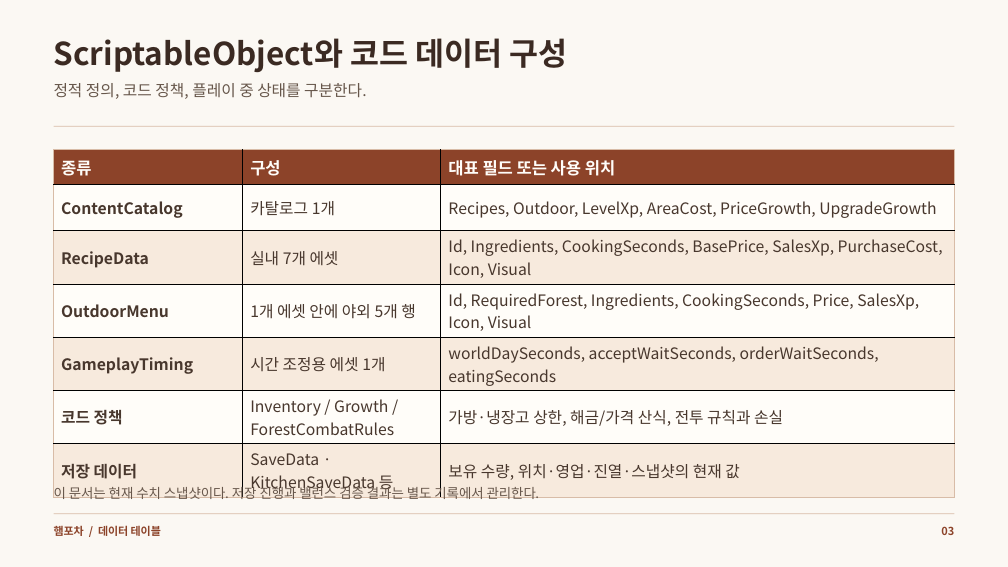
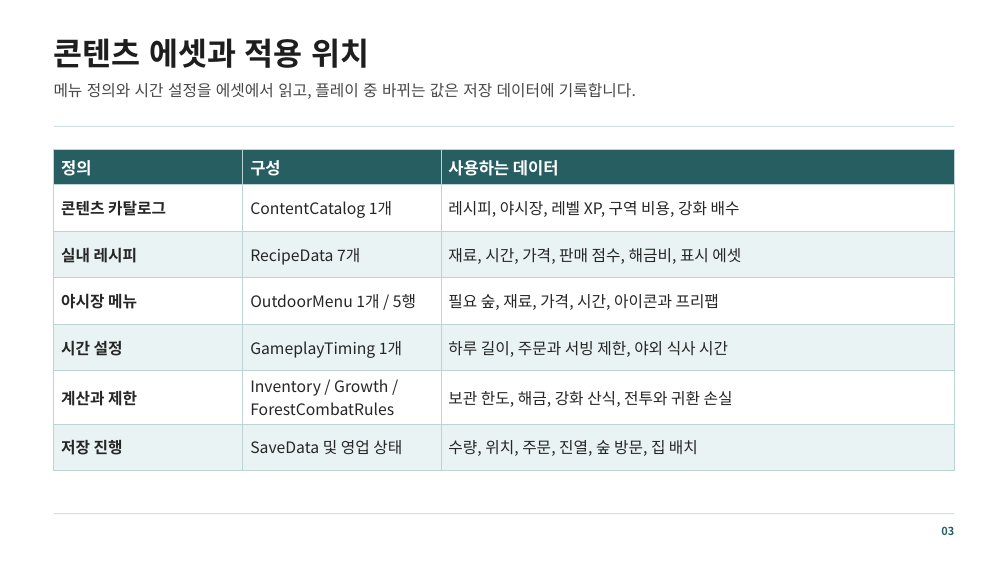
Before and after one commit to mjoon31/mjoon31, a slide deck: slide 3 of docs/assets/resources/ham-pocha/data-tables.pptx. Drawn at 1008x567 pixels with LibreOffice and Linux fonts; fonts in the diff are those of the drawing. Boxes give left, top, right and bottom in pixels: in the first picture for what was removed or moved away, otherwise in the second. Text is boxed around its words. In the diff, an @@ line names an element or a change of style, - is before the commit and + after.

```diff
--- a/docs/assets/resources/ham-pocha/data-tables.pptx
+++ b/docs/assets/resources/ham-pocha/data-tables.pptx
@@ background #FBF8F3 to #FFFFFF @@
@@ text at [54, 38, 370, 68]: text changed; text colour #3B2A22 to #1E1E1E @@
-ScriptableObject와 코드 데이터 구성
+콘텐츠 에셋과 적용 위치
@@ text at [54, 83, 636, 99]: text changed; text colour #67574B to #484848 @@
-정적 정의, 코드 정책, 플레이 중 상태를 구분한다.
+메뉴 정의와 시간 설정을 에셋에서 읽고, 플레이 중 바뀌는 값은 저장 데이터에 기록합니다.
@@ rectangle at [54, 126, 955, 127]: fill #D8BCA7 to #BCD4D5 @@
@@ table at [54, 150, 954, 464] @@
-row 1, column 1: 종류
+row 1, column 1: 정의
-row 1, column 3: 대표 필드 또는 사용 위치
+row 1, column 3: 사용하는 데이터
-row 2: ContentCatalog | 카탈로그 1개 | Recipes, Outdoor, LevelXp, AreaCost, PriceGrowth, UpgradeGrowth
+row 2: 콘텐츠 카탈로그 | ContentCatalog 1개 | 레시피, 야시장, 레벨 XP, 구역 비용, 강화 배수
-row 3: RecipeData | 실내 7개 에셋 | Id, Ingredients, CookingSeconds, BasePrice, SalesXp, PurchaseCost, Icon, Visual
+row 3: 실내 레시피 | RecipeData 7개 | 재료, 시간, 가격, 판매 점수, 해금비, 표시 에셋
-row 4: OutdoorMenu | 1개 에셋 안에 야외 5개 행 | Id, RequiredForest, Ingredients, CookingSeconds, Price, SalesXp, Icon, Visual
+row 4: 야시장 메뉴 | OutdoorMenu 1개 / 5행 | 필요 숲, 재료, 가격, 시간, 아이콘과 프리팹
-row 5: GameplayTiming | 시간 조정용 에셋 1개 | worldDaySeconds, acceptWaitSeconds, orderWaitSeconds, eatingSeconds
+row 5: 시간 설정 | GameplayTiming 1개 | 하루 길이, 주문과 서빙 제한, 야외 식사 시간
-row 6, column 1: 코드 정책
+row 6, column 1: 계산과 제한
-row 6, column 3: 가방·냉장고 상한, 해금/가격 산식, 전투 규칙과 손실
+row 6, column 3: 보관 한도, 해금, 강화 산식, 전투와 귀환 손실
-row 7: 저장 데이터 | SaveData · KitchenSaveData 등 | 보유 수량, 위치·영업·진열·스냅샷의 현재 값
+row 7: 저장 진행 | SaveData 및 영업 상태 | 수량, 위치, 주문, 진열, 숲 방문, 집 배치
@@ fill #8C4329 to #265E62 in row 1 @@
@@ fill #FFFDF9 to #FFFFFF in 9 cells @@
@@ fill #F7EADD to #E9F3F3 in 9 cells @@
@@ text colour #FFFDF9 to #FFFFFF in "구성" @@
@@ text colour #48372D to #262626 in "Inventory / Growth / ForestCombatRules" @@
@@ borders changed @@
@@ text removed at [54, 484, 540, 499] @@
-이 문서는 현재 수치 스냅샷이다. 저장 진행과 밸런스 검증 결과는 별도 기록에서 관리한다.
@@ rectangle at [54, 513, 955, 514]: fill #D8BCA7 to #BCD4D5 @@
@@ text removed at [54, 525, 161, 536] @@
-햄포차 / 데이터 테이블
@@ text "03" at [941, 526, 954, 535]: text colour #8C4329 to #265E62 @@
```
Also in this commit, not shown: 11 other slides changed, 9 other files.
